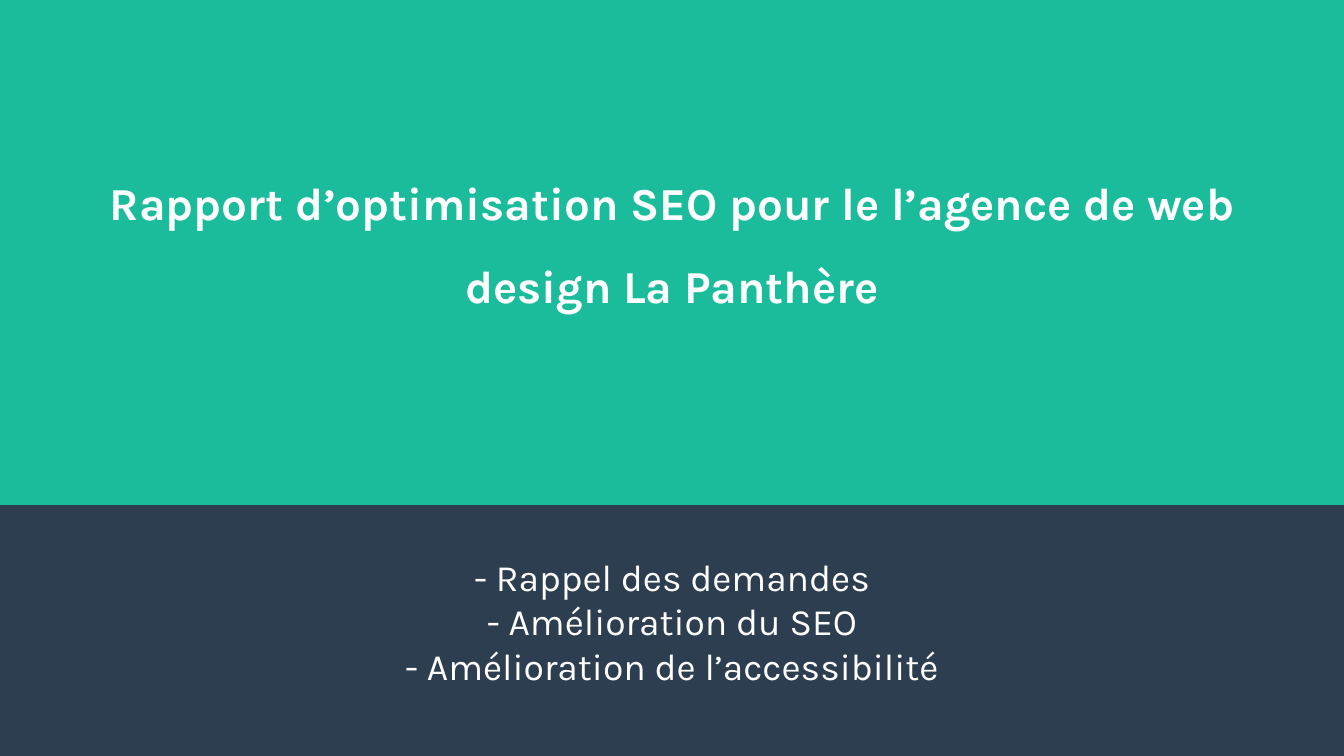
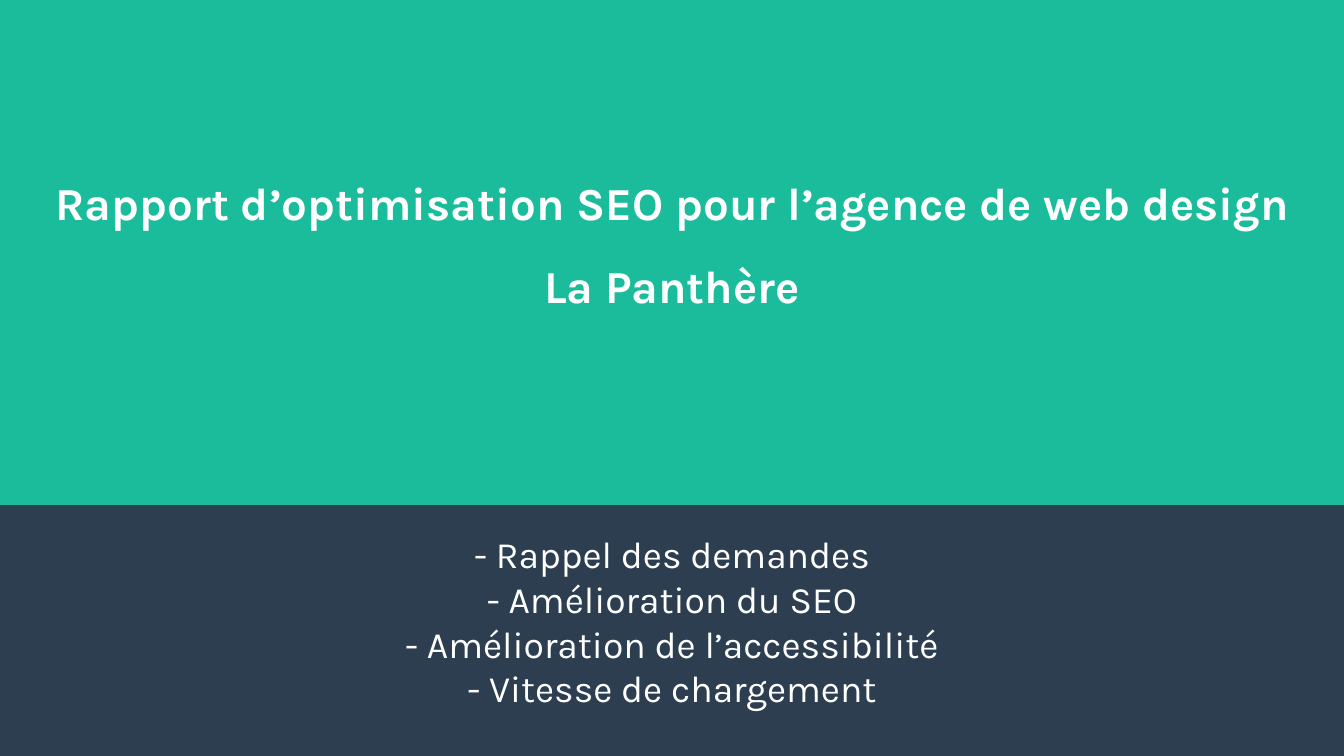
Before and after one commit to pigloo63/Projet4OPC, a slide deck: slide 1 of Docs/Rapport d'optimisation.odp. Drawn at 1344x756 pixels with LibreOffice and Linux fonts; fonts in the diff are those of the drawing. Boxes give left, top, right and bottom in pixels: in the first picture for what was removed or moved away, otherwise in the second. Text is boxed around its words. In the diff, an @@ line names an element or a change of style, - is before the commit and + after.

```diff
--- a/Docs/Rapport d'optimisation.odp
+++ b/Docs/Rapport d'optimisation.odp
@@ title at bbox=[56, 187, 1289, 304]: text changed @@
-Rapport d’optimisation SEO pour le l’agence de web design La Panthère
+Rapport d’optimisation SEO pour l’agence de web design La Panthère
@@ subtitle at bbox=[489, 676, 876, 711]: paragraph added @@
+- Vitesse de chargement
```
Also in this commit, not shown: 5 other slides changed, 9 slides added, 8 slides removed, 5 other files.
